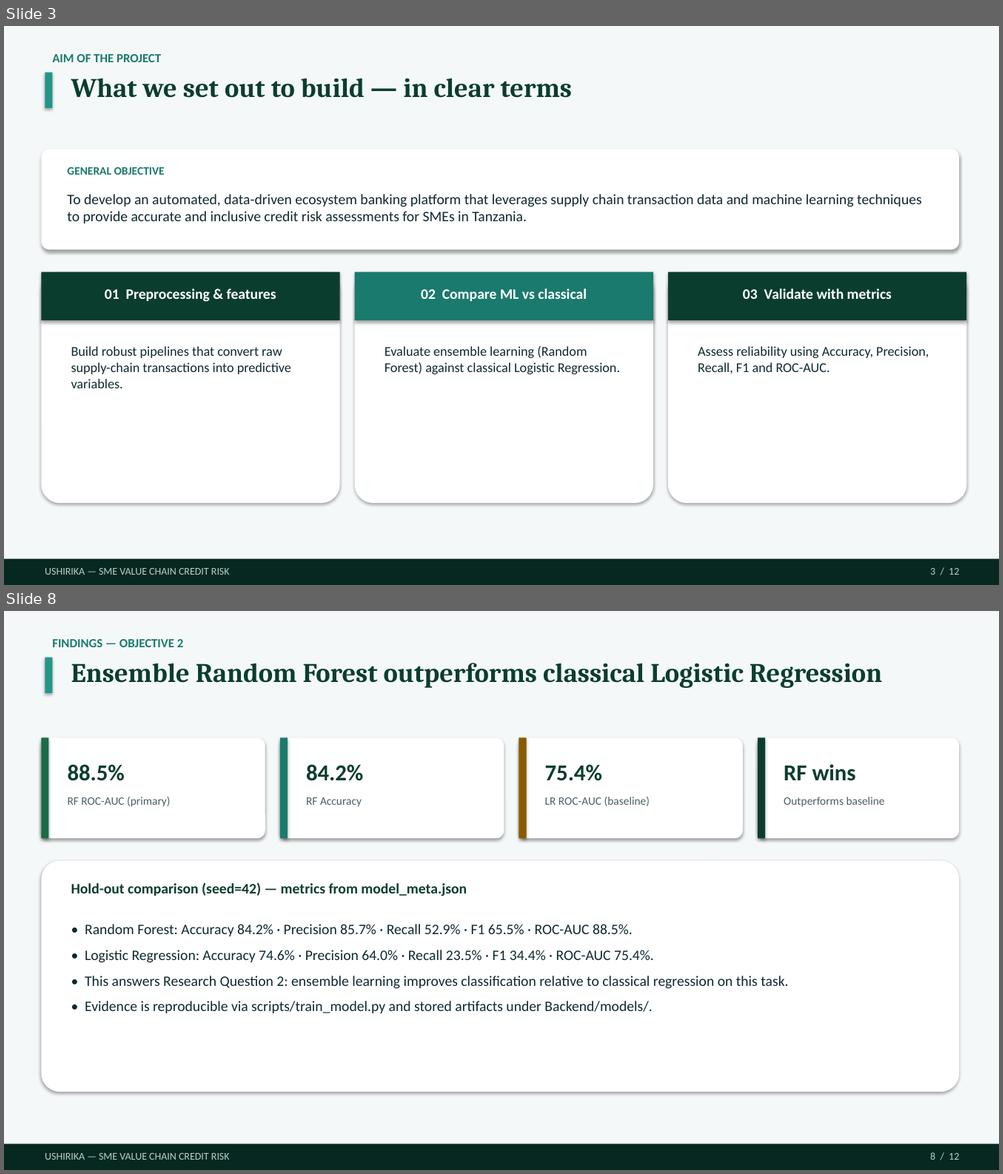
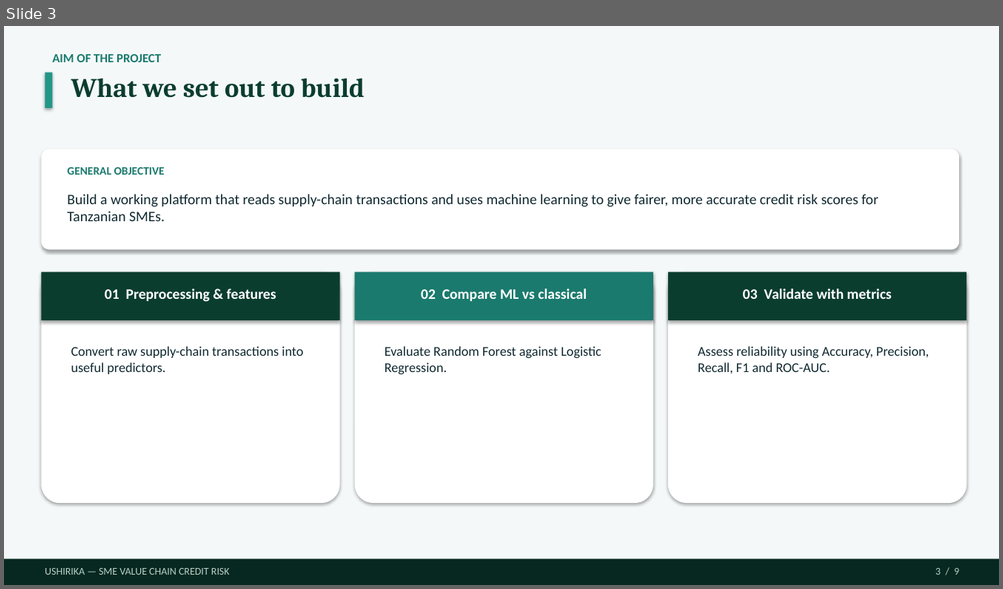
Before and after one commit to Dmmkuliku/ushirika-sme-credit, a slide deck: Presentation/Ushirika_Group15_Defence_v13.pptx. Shown one above the other, each under a label of ours: slides 3 and 8 before the commit, slide 3 after it; the slides between them are not shown. The pictures are 1003x1174 and 1003x589 pixels, drawn with LibreOffice and Linux fonts; fonts in the diff are those of the drawing. Boxes give left, top, right and bottom in pixels: in the first picture for what was removed or moved away, otherwise in the second. Text is boxed around its words. In the diff, an @@ line names an element or a change of style, - is before the commit and + after.

```diff
--- a/Presentation/Ushirika_Group15_Defence_v13.pptx
+++ b/Presentation/Ushirika_Group15_Defence_v13.pptx
@@ slide 8 removed at (x1=4, y1=611, x2=999, y2=1170), background #FFFFFF @@
@@ rectangle removed at (x1=4, y1=611, x2=999, y2=1170) @@
@@ text removed at (x1=52, y1=639, x2=183, y2=647) @@
-FINDINGS — OBJECTIVE 2
@@ rectangle removed at (x1=45, y1=658, x2=53, y2=693) @@
@@ text removed at (x1=71, y1=663, x2=882, y2=688) @@
-Ensemble Random Forest outperforms classical Logistic Regression
@@ rounded rectangle removed at (x1=41, y1=738, x2=265, y2=839) @@
@@ rectangle removed at (x1=41, y1=738, x2=48, y2=839) @@
@@ rounded rectangle removed at (x1=280, y1=738, x2=504, y2=839) @@
@@ rectangle removed at (x1=280, y1=738, x2=287, y2=839) @@
@@ rounded rectangle removed at (x1=519, y1=738, x2=743, y2=839) @@
@@ rectangle removed at (x1=519, y1=738, x2=526, y2=839) @@
@@ rounded rectangle removed at (x1=757, y1=738, x2=959, y2=839) @@
@@ rectangle removed at (x1=757, y1=738, x2=765, y2=839) @@
@@ text removed at (x1=68, y1=764, x2=125, y2=781) @@
-88.5%
@@ text removed at (x1=306, y1=764, x2=363, y2=781) @@
-84.2%
@@ text removed at (x1=545, y1=764, x2=602, y2=781) @@
-75.4%
@@ text removed at (x1=783, y1=764, x2=856, y2=781) @@
-RF wins
@@ text removed at (x1=68, y1=797, x2=170, y2=807) @@
-RF ROC-AUC (primary)
@@ text removed at (x1=306, y1=797, x2=361, y2=807) @@
-RF Accuracy
@@ text removed at (x1=545, y1=797, x2=649, y2=806) @@
-LR ROC-AUC (baseline)
@@ text removed at (x1=783, y1=797, x2=885, y2=807) @@
-Outperforms baseline
@@ rounded rectangle removed at (x1=41, y1=861, x2=959, y2=1092) @@
@@ text removed at (x1=71, y1=883, x2=466, y2=897) @@
-Hold-out comparison (seed=42) — metrics from model_meta.json
@@ text removed at (x1=85, y1=924, x2=788, y2=1014) @@
-• Random Forest: Accuracy 84.2% · Precision 85.7% · Recall 52.9% · F1 65.5% · ROC-AUC 88.5%.
-• Logistic Regression: Accuracy 74.6% · Precision 64.0% · Recall 23.5% · F1 34.4% · ROC-AUC 75.4%.
-• This answers Research Question 2: ensemble learning improves classification relative to classical regression on this task.
-• Evidence is reproducible via scripts/train_model.py and stored artifacts under Backend/models/.
@@ rectangle removed at (x1=4, y1=1145, x2=999, y2=1170) @@
@@ text removed at (x1=45, y1=1153, x2=230, y2=1160) @@
-USHIRIKA — SME VALUE CHAIN CREDIT RISK
@@ text removed at (x1=930, y1=1153, x2=959, y2=1160) @@
-8 / 12
@@ slide 3 changed as well @@
@@ text at (x1=71, y1=78, x2=364, y2=98): text changed @@
-What we set out to build — in clear terms
+What we set out to build
@@ text at (x1=67, y1=194, x2=878, y2=221): text changed @@
-To develop an automated, data-driven ecosystem banking platform that leverages supply chain transaction data and machine learning techniques to provide accurate and inclusive credit risk assessments for SMEs in Tanzania.
+Build a working platform that reads supply-chain transactions and uses machine learning to give fairer, more accurate credit risk scores for Tanzanian SMEs.
@@ text at (x1=71, y1=346, x2=303, y2=375): text changed @@
-Build robust pipelines that convert raw supply-chain transactions into predictive variables.
+Convert raw supply-chain transactions into useful predictors.
@@ text at (x1=384, y1=346, x2=601, y2=375): text changed @@
-Evaluate ensemble learning (Random Forest) against classical Logistic Regression.
+Evaluate Random Forest against Logistic Regression.
@@ text at (x1=935, y1=568, x2=959, y2=575): text changed @@
-3 / 12
+3 / 9
```
Also in this commit, not shown: 6 other slides changed, 2 slides added, 4 other slides removed, 3 other files.
